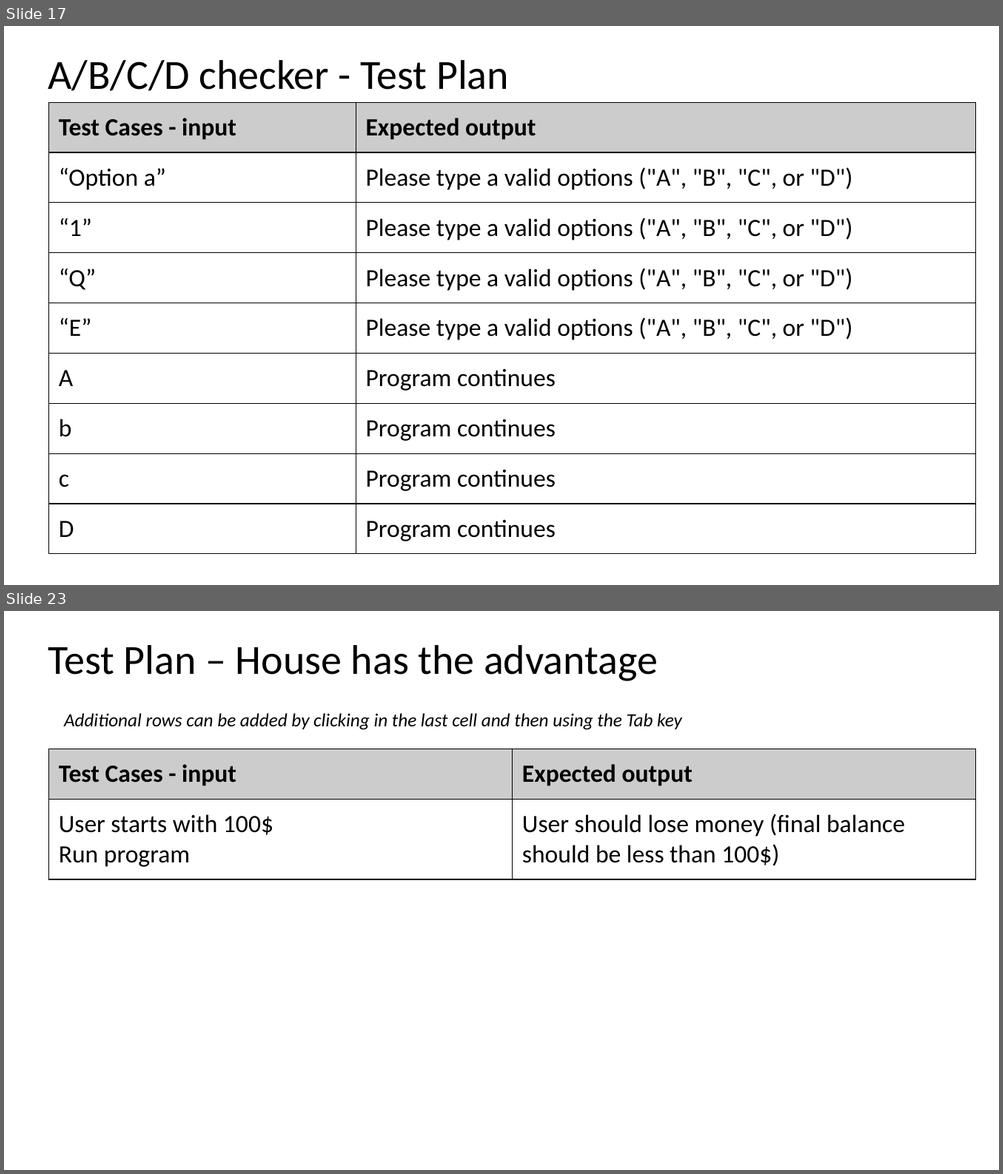
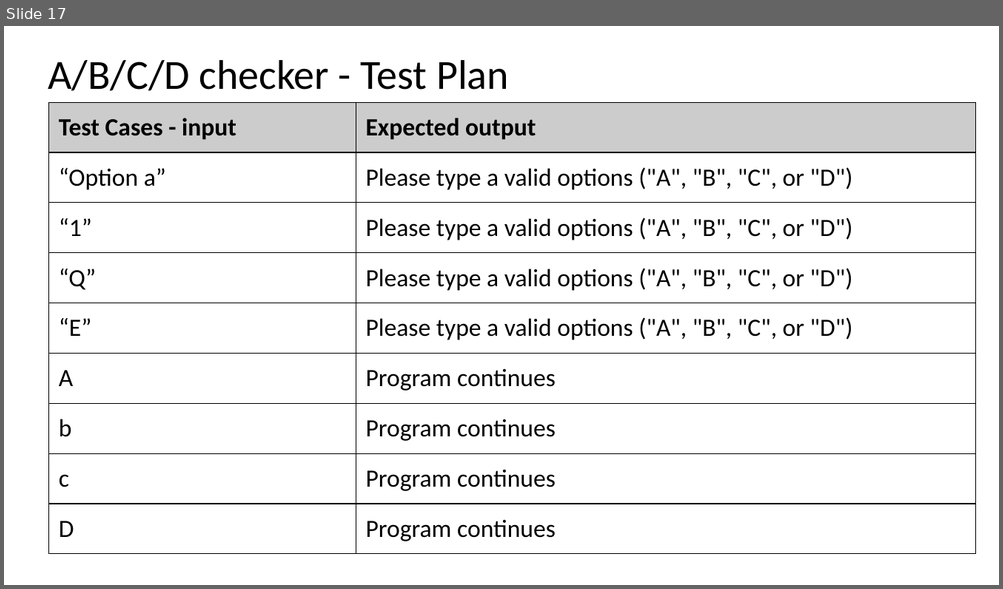
Before and after one commit to twschool/Assessment, a slide deck: Maori quiz documentation.pptx. Shown one above the other, each under a label of ours: slides 17 and 23 before the commit, slide 17 after it; the slides between them are not shown. The pictures are 1003x1174 and 1003x589 pixels, drawn with LibreOffice and Linux fonts; fonts in the diff are those of the drawing. Boxes give left, top, right and bottom in pixels: in the first picture for what was removed or moved away, otherwise in the second. Text is boxed around its words. In the diff, an @@ line names an element or a change of style, - is before the commit and + after.

Commit message:
Minor changes to make program consistant
Fixed spelling errors and removed inconsistant things like the random semicolon in the instructions and added more instructions to the instructions

```diff
--- a/Maori quiz documentation.pptx
+++ b/Maori quiz documentation.pptx
@@ slide 23 removed at bbox=[4, 611, 999, 1170], background #FFFFFF @@
@@ title removed at bbox=[48, 645, 657, 681] @@
-Test Plan – House has the advantage
@@ text removed at bbox=[64, 713, 682, 730] @@
-Additional rows can be added by clicking in the last cell and then using the Tab key
@@ table removed at bbox=[48, 749, 976, 878], 2 rows, 2 columns @@
-Test Cases - input | Expected output
-User starts with 100$ / Run program | User should lose money (final balance should be less than 100$)
```
Also in this commit, not shown: 6 slides changed, 2 slides added, 10 other slides removed, 1 other file.
